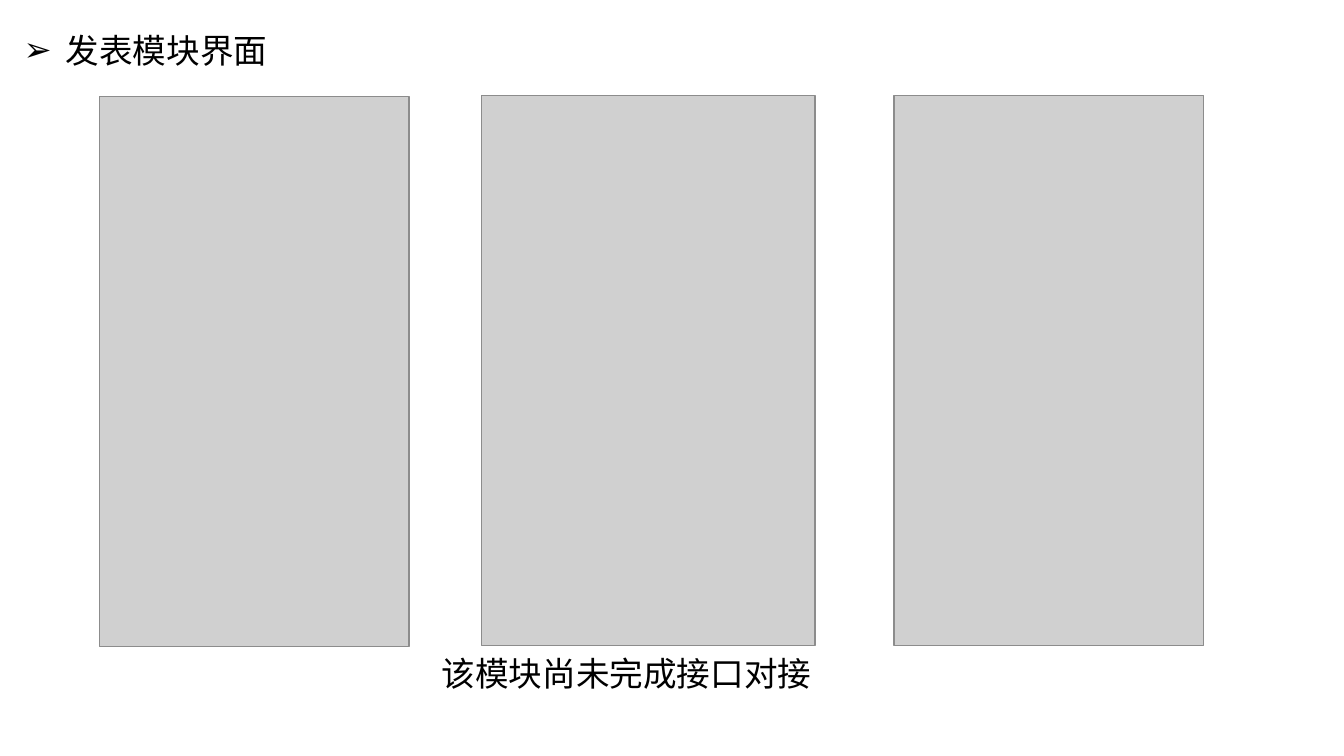
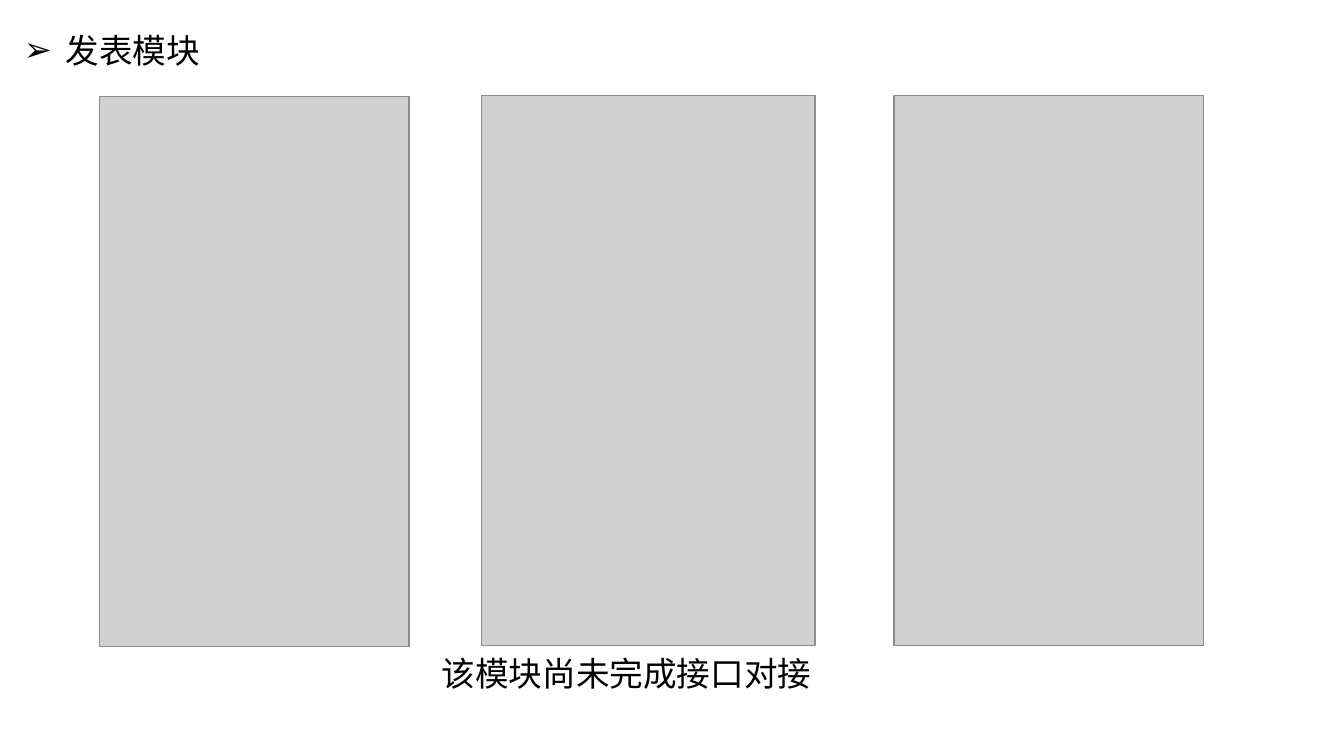
Before and after one commit to wenwudeng/MyDocument, a slide deck: slide 10 of 中期答辩/宠物生活APP的设计与实现.pptx. Drawn at 1344x756 pixels with LibreOffice and Linux fonts; fonts in the diff are those of the drawing; grey boxes stand for pictures. Boxes give left, top, right and bottom in pixels: in the first picture for what was removed or moved away, otherwise in the second. Text is boxed around its words. In the diff, an @@ line names an element or a change of style, - is before the commit and + after.

```diff
--- a/中期答辩/宠物生活APP的设计与实现.pptx
+++ b/中期答辩/宠物生活APP的设计与实现.pptx
@@ text at [66, 34, 200, 66]: text changed @@
-➢ 发表模块界面
+➢ 发表模块
```
Also in this commit, not shown: 9 other slides changed, 1 slide added.
